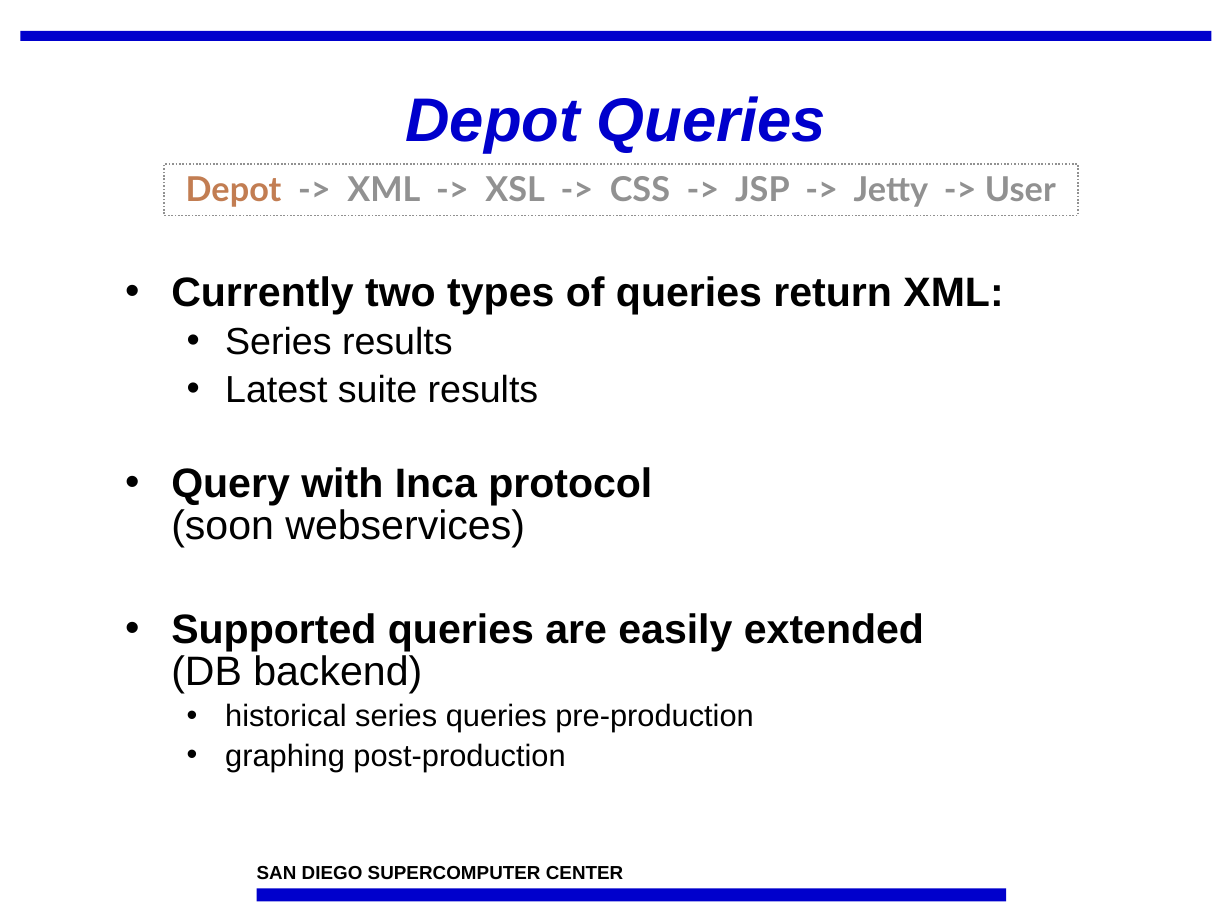
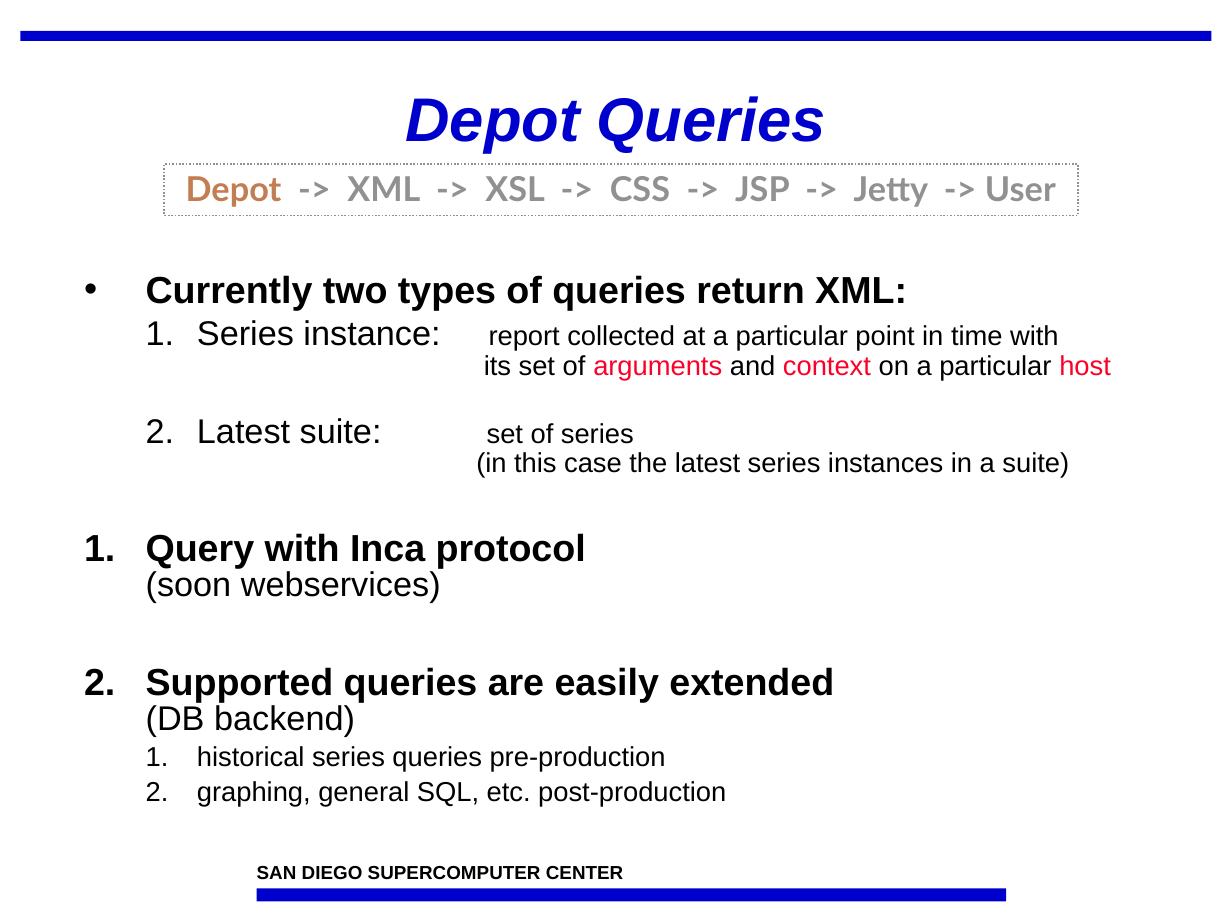
Before and after one commit to IncaProject/inca-xsede, a slide deck: slide 3 of talks/feb-06-workshop/dataConsumers.ppt. Drawn at 1232x924 pixels with LibreOffice and Linux fonts; fonts in the diff are those of the drawing; background and template pictures are left out. Boxes give left, top, right and bottom in pixels: in the first picture for what was removed or moved away, otherwise in the second. Text is boxed around its words. In the diff, an @@ line names an element or a change of style, - is before the commit and + after.

```diff
--- a/talks/feb-06-workshop/dataConsumers.ppt
+++ b/talks/feb-06-workshop/dataConsumers.ppt
@@ text "Currently two types of queries ...": place and size @@
-text "Currently two types of queries ..." at (171, 276, 1003, 771)
+text "Currently two types of queries ..." at (146, 275, 1111, 807)
@@ text at (146, 275, 907, 772): size 24 to 22 pt in "Currently two types of queries return XML:", "Query with Inca protocol", "Supported queries are easily extended"; size 24 to 20 pt in "(soon webservices)", "(DB backend)"; size 18 to 16 pt in "historical series queries pre-production"; indent changed; bullet • to 1.; less space between paragraphs @@
@@ text at (197, 320, 1111, 478): text changed; size 22 to 16 pt @@
-  • Series results
-  • Latest suite results
+  1. Series instance: report collected at a particular point in time with
+     its set of arguments and context on a particular host
+  2. Latest suite: set of series
+     (in this case the latest series instances in a suite)
@@ text at (197, 781, 726, 807): text changed; size 18 to 16 pt @@
-  • graphing post-production
+  2. graphing, general SQL, etc. post-production
```
Also in this commit, not shown: 2 other slides changed.
